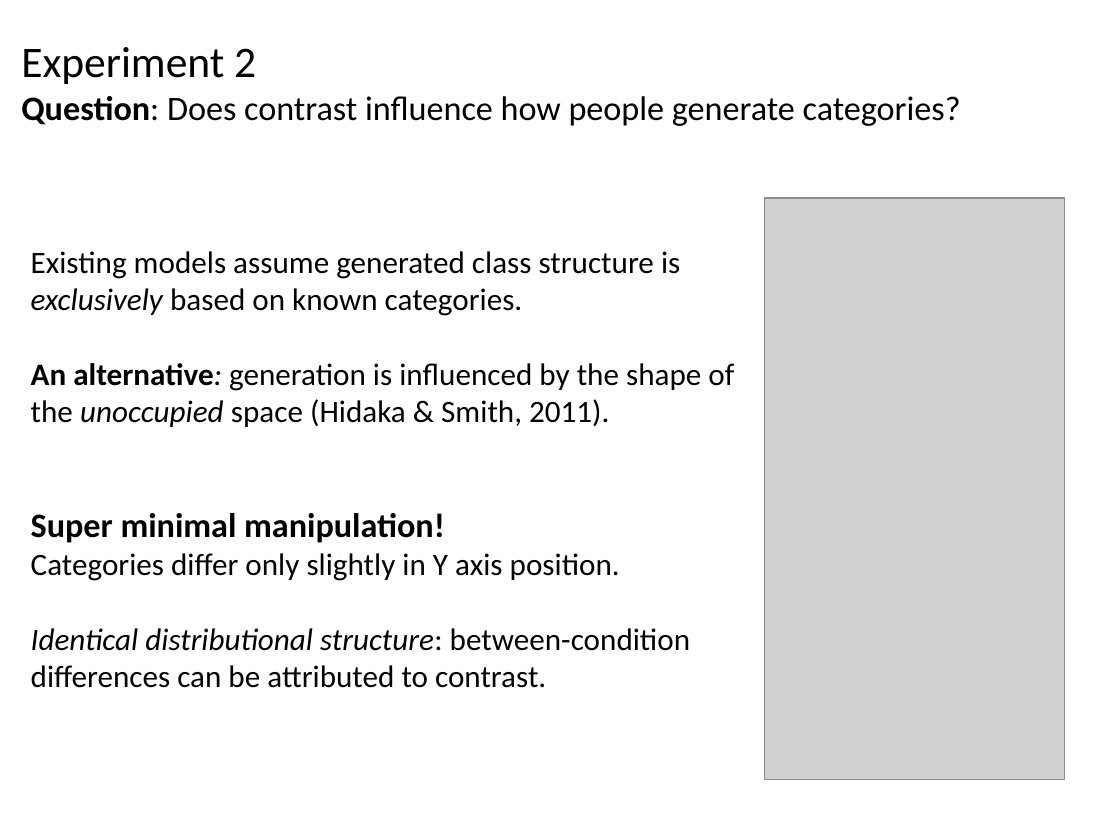
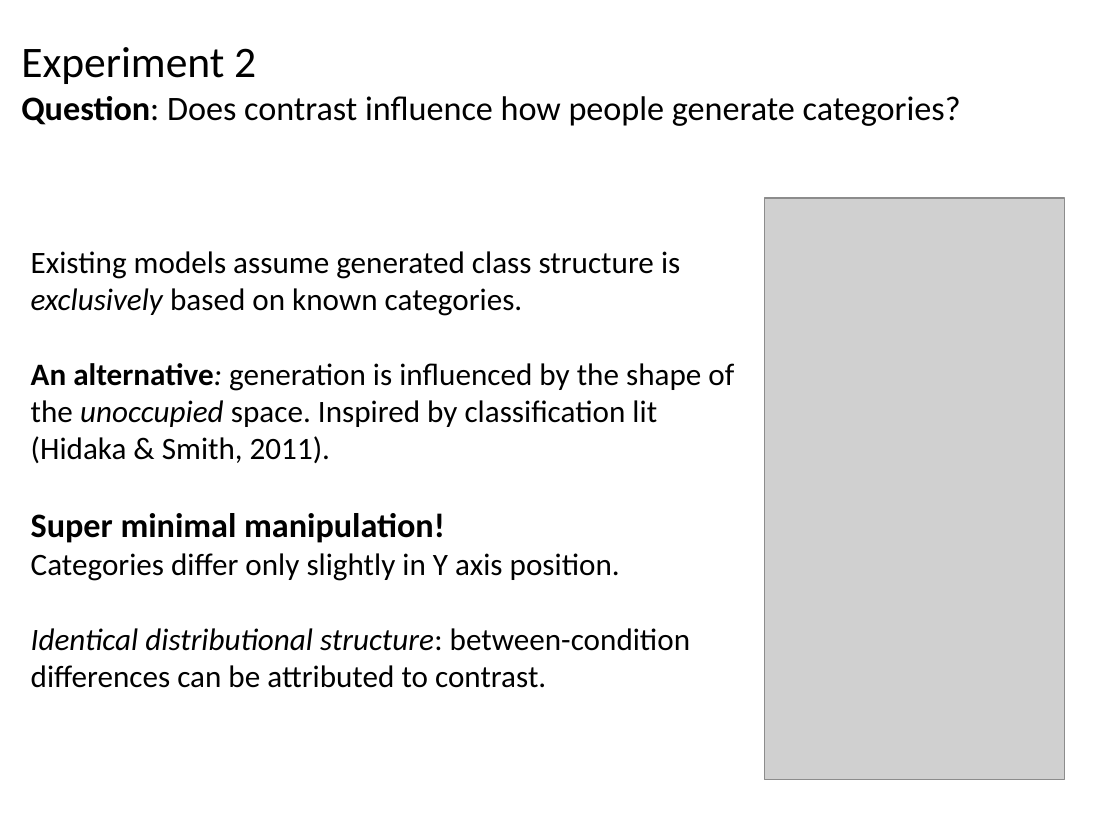
Before and after one commit to AusterweilLab/generating_categories, a slide deck: slide 35 of Presentations/ccn-bbag-march-2-2017.pptx (slide 32 before the commit). Drawn at 1120x840 pixels with LibreOffice and Linux fonts; fonts in the diff are those of the drawing; grey boxes stand for pictures. Boxes give left, top, right and bottom in pixels: in the first picture for what was removed or moved away, otherwise in the second. Text is boxed around its words. In the diff, an @@ line names an element or a change of style, - is before the commit and + after.

```diff
--- a/Presentations/ccn-bbag-march-2-2017.pptx
+++ b/Presentations/ccn-bbag-march-2-2017.pptx
@@ text at bbox=[31, 363, 734, 463]: text changed @@
-An alternative: generation is influenced by the shape of the unoccupied space (Hidaka & Smith, 2011).
+An alternative: generation is influenced by the shape of the unoccupied space. Inspired by classification lit (Hidaka & Smith, 2011).
```
Also in this commit, not shown: 9 other slides changed, 5 slides added, 1 slide removed, 3 other files.
